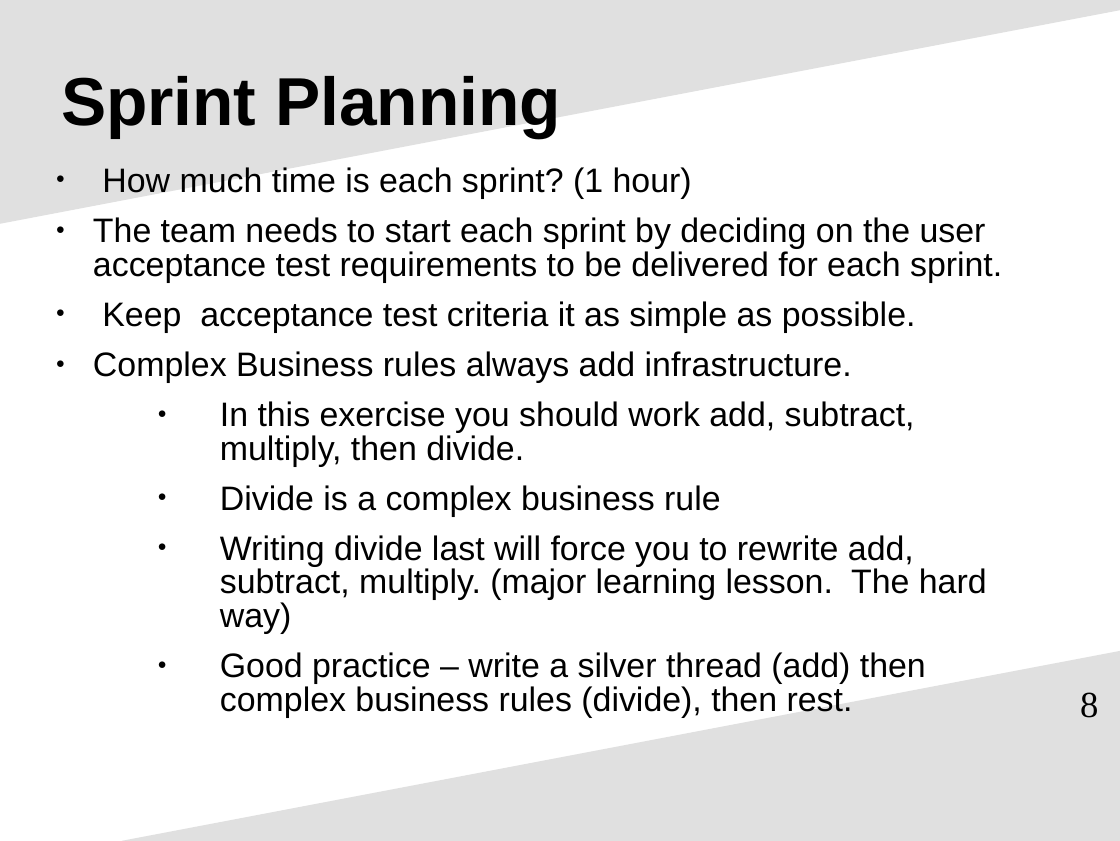
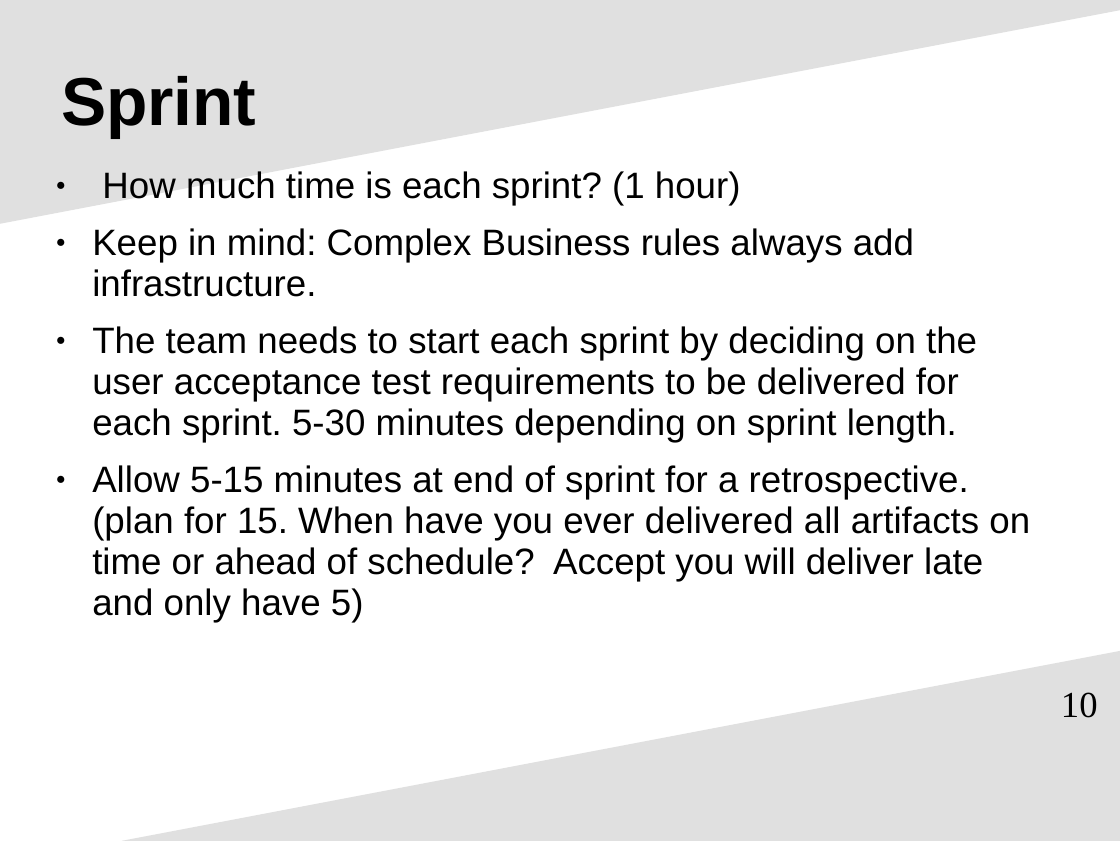
Before and after one commit to pcooke2002/accept_automated_behavior_dd, a slide deck: slide 10 of learning_agile_accept_auto_behavior_dd.ppt (slide 8 before the commit). Drawn at 1120x841 pixels with LibreOffice and Linux fonts; fonts in the diff are those of the drawing. Boxes give left, top, right and bottom in pixels: in the first picture for what was removed or moved away, otherwise in the second. Text is boxed around its words. In the diff, an @@ line names an element or a change of style, - is before the commit and + after.

Commit message:
add presentation

```diff
--- a/learning_agile_accept_auto_behavior_dd.ppt
+++ b/learning_agile_accept_auto_behavior_dd.ppt
@@ title at box(61, 76, 256, 138): text changed @@
-Sprint Planning
+Sprint
@@ text at box(102, 171, 741, 205): size 24.1 to 26 pt in "How much time is each sprint? (1 ..."; line spacing 0.83 to 0.93 @@
@@ text at box(92, 228, 1030, 622): text changed; size 24.1 to 26 pt @@
-● The team needs to start each sprint by deciding on the user acceptance test requirements to be delivered for each sprint.
-● Keep acceptance test criteria it as simple as possible.
-● Complex Business rules always add infrastructure.
-  ● In this exercise you should work add, subtract, multiply, then divide.
-  ● Divide is a complex business rule
-  ● Writing divide last will force you to rewrite add, subtract, multiply. (major learning lesson. The hard way)
-  ● Good practice – write a silver thread (add) then complex business rules (divide), then rest.
+● Keep in mind: Complex Business rules always add infrastructure.
+● The team needs to start each sprint by deciding on the user acceptance test requirements to be delivered for each sprint. 5-30 minutes depending on sprint length.
+● Allow 5-15 minutes at end of sprint for a retrospective. (plan for 15. When have you ever delivered all artifacts on time or ahead of schedule? Accept you will deliver late and only have 5)
@@ page number at box(1061, 692, 1098, 718): text changed @@
-8
+10
```
Also in this commit, not shown: 9 other slides changed, 13 slides added, 9 slides removed.
